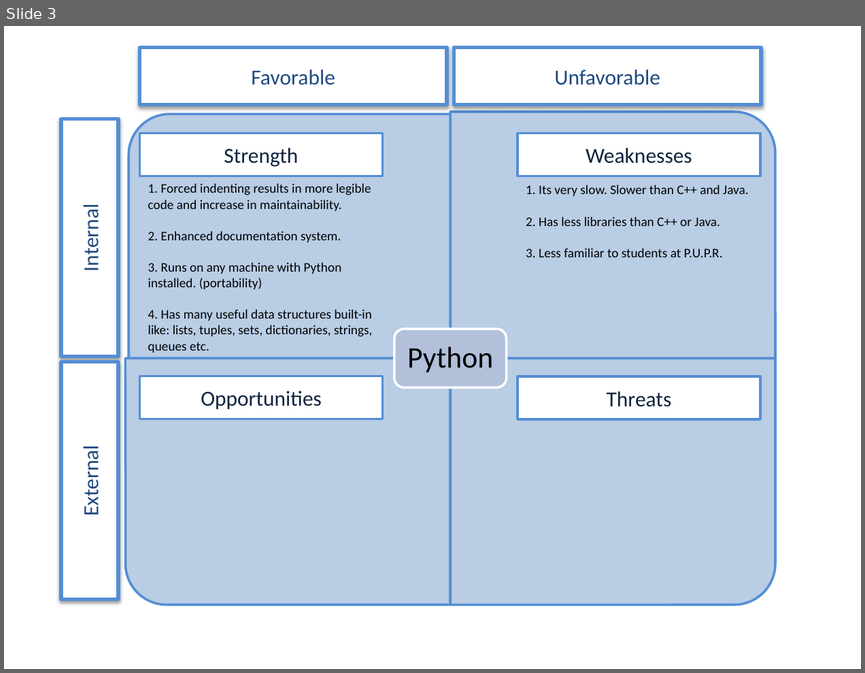
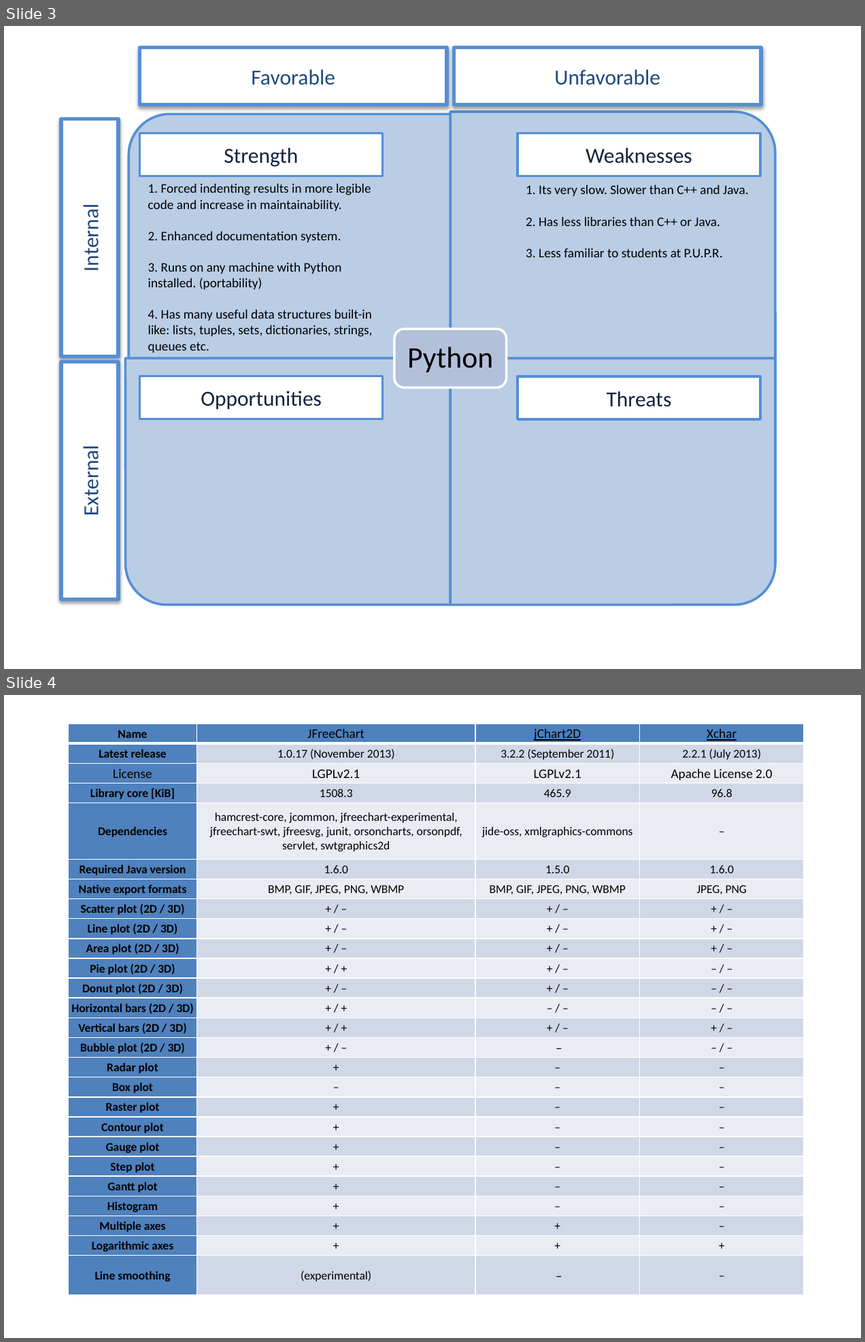
Before and after one commit to plasmavisgroup/PlasmaGraph, a slide deck: swot.pptx. Shown one above the other, each under a label of ours: slide 3 before the commit, slides 3 and 4 after it. The pictures are 865x673 and 865x1342 pixels, drawn with LibreOffice and Linux fonts; fonts in the diff are those of the drawing. Boxes give left, top, right and bottom in pixels: in the first picture for what was removed or moved away, otherwise in the second. Text is boxed around its words. In the diff, an @@ line names an element or a change of style, - is before the commit and + after.

Commit message:
Added comparative table for graphing tools

```diff
--- a/swot.pptx
+++ b/swot.pptx
@@ slide 4 added at [4,695,861,1338], background #FFFFFF @@
@@ table added at [68,724,804,1295], 26 rows, 4 columns @@
+Name | JFreeChart | jChart2D | Xchar
+Latest release | 1.0.17 (November 2013) | 3.2.2 (September 2011) | 2.2.1 (July 2013)
+License | LGPLv2.1 | LGPLv2.1 | Apache License 2.0
+Library core [KiB] | 1508.3 | 465.9 | 96.8
+Dependencies | hamcrest-core, jcommon, jfreechart-experimental, jfreechart-swt, jfreesvg, junit, orsoncharts, orsonpdf, servlet, swtgraphics2d | jide-oss, xmlgraphics-commons | –
+Required Java version | 1.6.0 | 1.5.0 | 1.6.0
+Native export formats | BMP, GIF, JPEG, PNG, WBMP | BMP, GIF, JPEG, PNG, WBMP | JPEG, PNG
+Scatter plot (2D / 3D) | + / – | + / – | + / –
+Line plot (2D / 3D) | + / – | + / – | + / –
+Area plot (2D / 3D) | + / – | + / – | + / –
+Pie plot (2D / 3D) | + / + | + / – | – / –
+Donut plot (2D / 3D) | + / – | + / – | – / –
+Horizontal bars (2D / 3D) | + / + | – / – | – / –
+Vertical bars (2D / 3D) | + / + | + / – | + / –
+Bubble plot (2D / 3D) | + / – | – | – / –
+Radar plot | + | – | –
+Box plot | – | – | –
+Raster plot | + | – | –
+Contour plot | + | – | –
+Gauge plot | + | – | –
+Step plot | + | – | –
+Gantt plot | + | – | –
+Histogram | + | – | –
+Multiple axes | + | + | –
+Logarithmic axes | + | + | +
+Line smoothing | (experimental) | – | –
```
